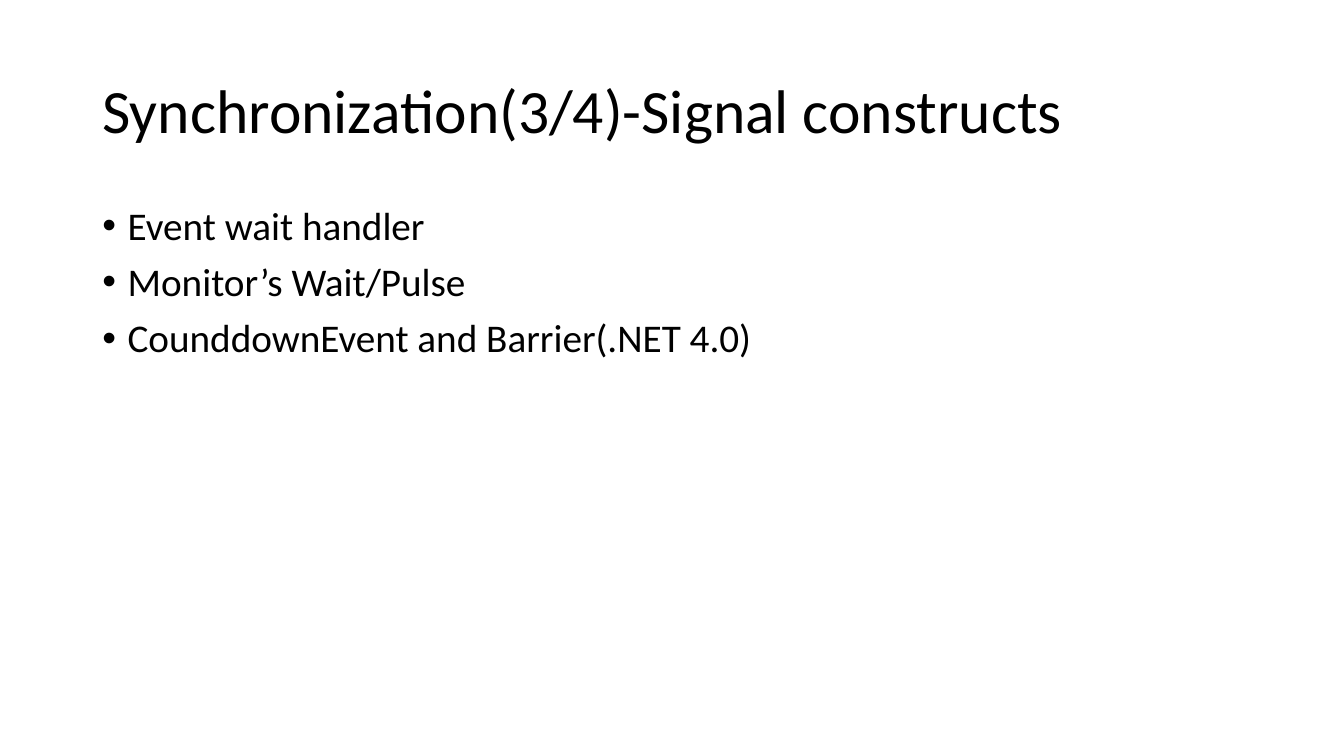
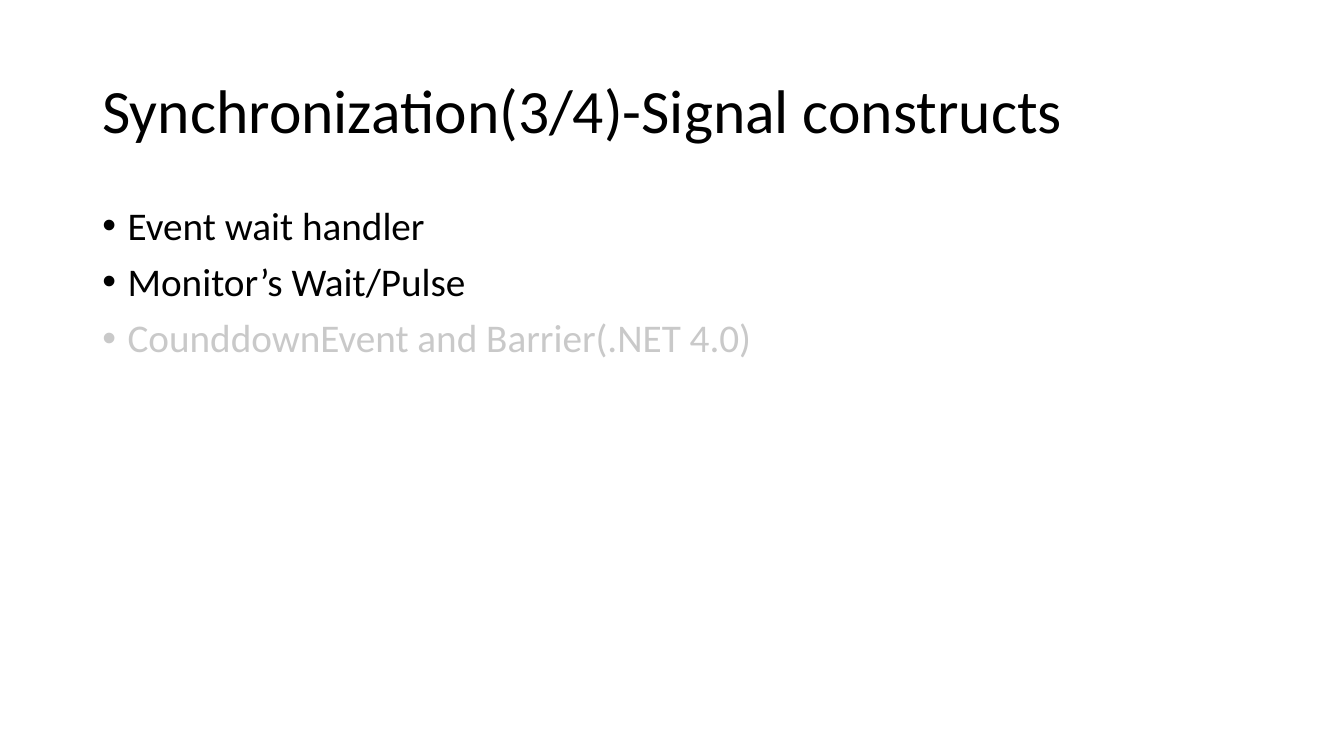
Before and after one commit to fming/NetConcurrency, a slide deck: slide 9 of NET ASYNC PROGRAMMING (1.pptx. Drawn at 1344x756 pixels with LibreOffice and Linux fonts; fonts in the diff are those of the drawing. Boxes give left, top, right and bottom in pixels: in the first picture for what was removed or moved away, otherwise in the second. Text is boxed around its words. In the diff, an @@ line names an element or a change of style, - is before the commit and + after.

Commit message:
change ppt.

```diff
--- a/NET ASYNC PROGRAMMING (1.pptx
+++ b/NET ASYNC PROGRAMMING (1.pptx
@@ text at (128,324,751,357): text colour #000000 to #C9C9C9 in "CounddownEvent and Barrier(.NET 4.0)" @@
```
